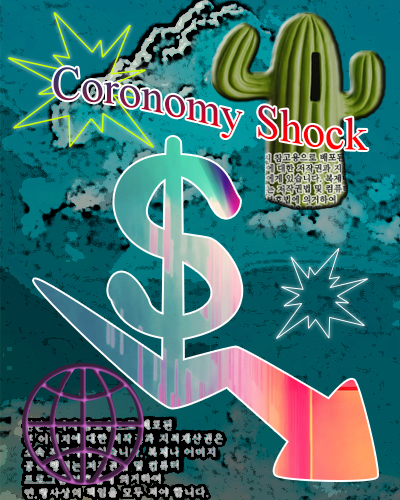
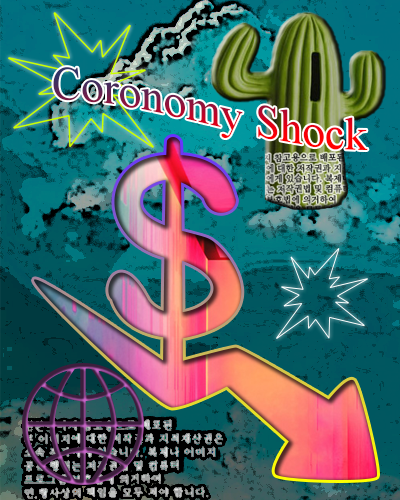
Comparing the layer stacks of the two 400×500 images. Changes:
painted on "Layer 1" over [31, 134, 380, 483]
renamed "Shape 3" to "환률모양", painted on it over [34, 137, 377, 480]
